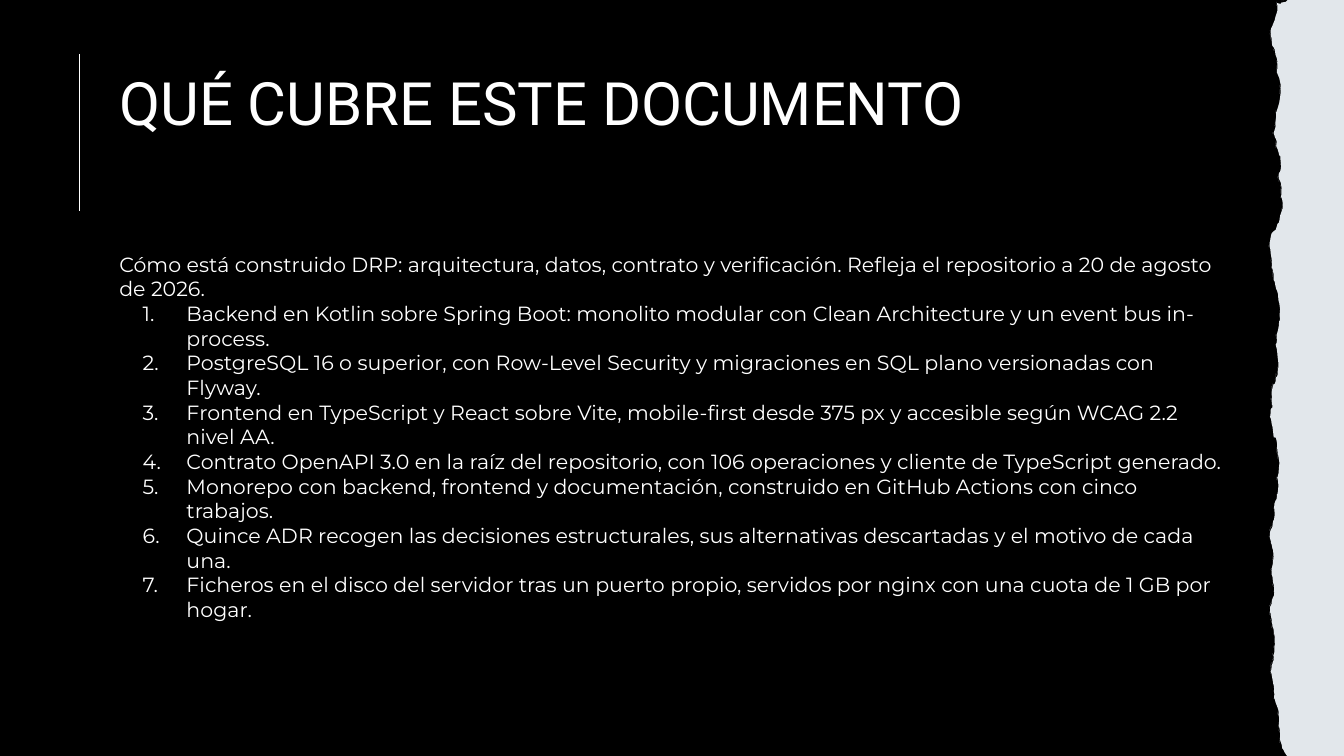
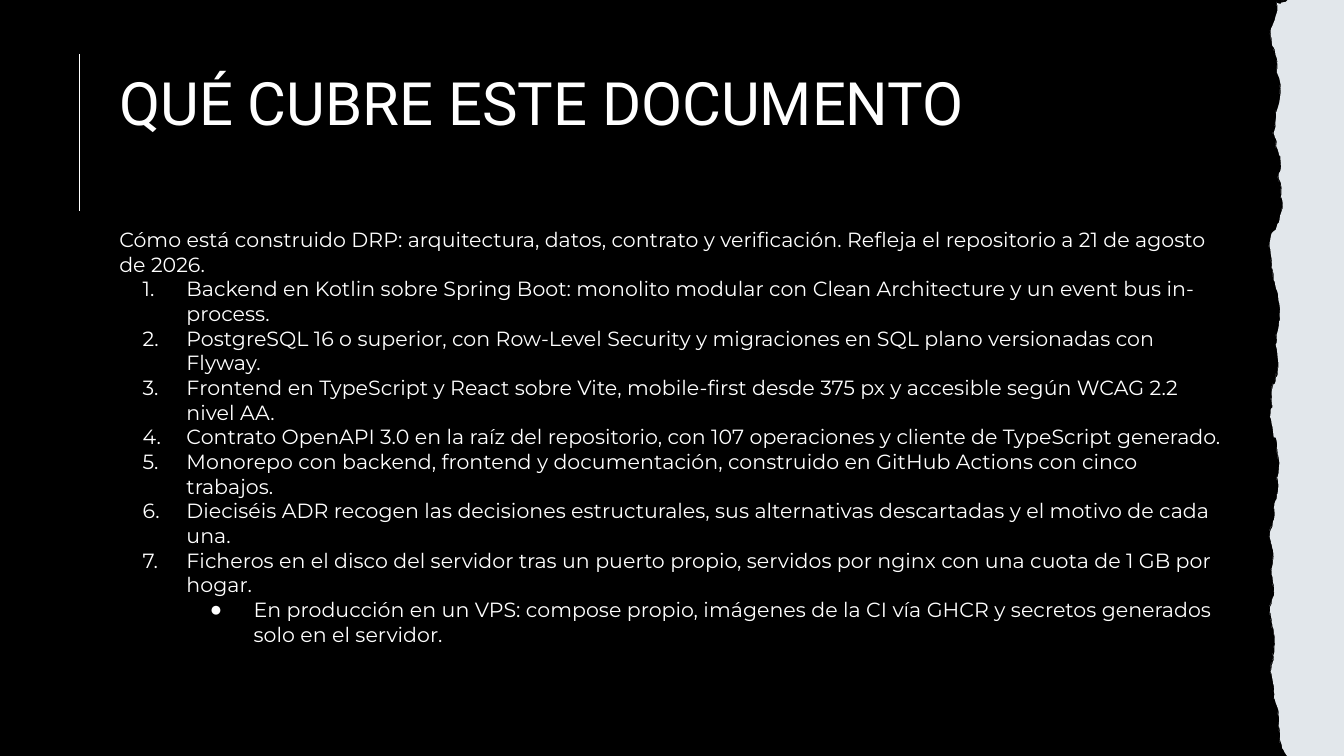
Before and after one commit to kikescribano/domestic_resource_planning, a slide deck: slide 2 of docs/common/marketing/presentations/DRP-tecnico-minitheme.pptx. Drawn at 1344x756 pixels with LibreOffice and Linux fonts; fonts in the diff are those of the drawing. Boxes give left, top, right and bottom in pixels: in the first picture for what was removed or moved away, otherwise in the second. Text is boxed around its words. In the diff, an @@ line names an element or a change of style, - is before the commit and + after.

```diff
--- a/docs/common/marketing/presentations/DRP-tecnico-minitheme.pptx
+++ b/docs/common/marketing/presentations/DRP-tecnico-minitheme.pptx
@@ text at bbox=[119, 231, 1205, 272]: text changed @@
-Cómo está construido DRP: arquitectura, datos, contrato y verificación. Refleja el repositorio a 20 de agosto de 2026.
+Cómo está construido DRP: arquitectura, datos, contrato y verificación. Refleja el repositorio a 21 de agosto de 2026.
@@ text at bbox=[186, 428, 1220, 448]: text changed @@
-4. Contrato OpenAPI 3.0 en la raíz del repositorio, con 106 operaciones y cliente de TypeScript generado.
+4. Contrato OpenAPI 3.0 en la raíz del repositorio, con 107 operaciones y cliente de TypeScript generado.
@@ text at bbox=[186, 502, 1209, 543]: text changed @@
-6. Quince ADR recogen las decisiones estructurales, sus alternativas descartadas y el motivo de cada una.
+6. Dieciséis ADR recogen las decisiones estructurales, sus alternativas descartadas y el motivo de cada una.
@@ text at bbox=[254, 601, 1211, 642]: paragraph added @@
+● En producción en un VPS: compose propio, imágenes de la CI vía GHCR y secretos generados solo en el servidor.
```
Also in this commit, not shown: 1 other slide changed, 18 other files.
